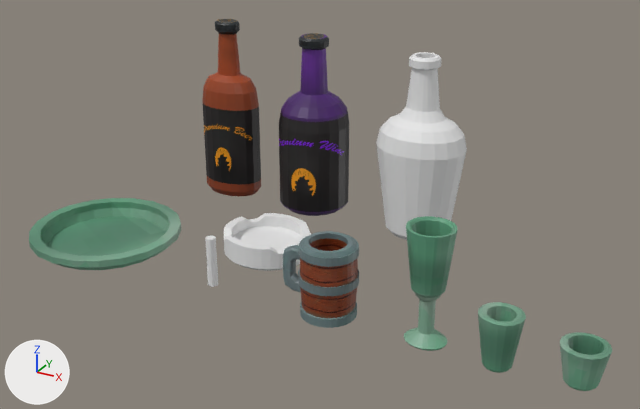
The FBX model Assets/Models/Props/Cup1/Cup1.fbx as it was, and as the next commit left it.
One viewpoint serves both versions: a 50 mm lens placed at (0.681, -1.272, 0.854), pointed at (-0.097, 0.142, 0.146). The lights are fixed; the arrows at lower left show +X, +Y and +Z.

The first picture shows 'Bigcup', 'Cerveja', 'Cigarro', 'Cup', 'Cup2', 'Cup3', 'Garrafa_Vazia', 'PortaCigarro', 'Prato', 'Vinho'.
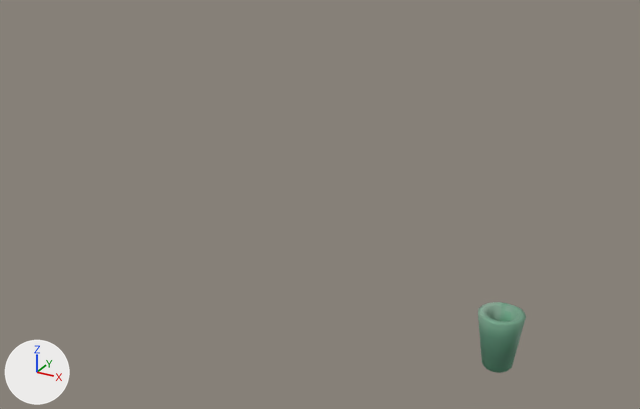
The newer file is also turned or shifted as a whole; pictures and numbers use the older file's frame.

Pixel boxes [x1, y1, x2, y2] of what changed, in the pictures (640 x 409 px):
'Garrafa_Vazia', deleted: before [376, 52, 467, 240]
'Vinho', deleted: before [279, 33, 349, 216]
'Prato', deleted (green): before [29, 198, 181, 270]
'Cerveja', deleted: before [202, 19, 261, 197]
'Bigcup', deleted: before [283, 231, 359, 328]
'Cup2', deleted (green): before [404, 216, 458, 351]
'PortaCigarro', deleted: before [224, 213, 311, 271]
'Cup3', deleted (green): before [560, 332, 612, 391]
'Cigarro', deleted: before [205, 236, 218, 287]

The change, as a diff of the scene's bpy script:
```diff
--- a/Assets/Models/Props/Cup1/Cup1.fbx.py
+++ b/Assets/Models/Props/Cup1/Cup1.fbx.py
@@ ob_cerveja @@
-ob_cerveja = bpy.data.objects.new('Cerveja', me_cylinder_007)
-ob_cerveja.location = (0.0, 0.0, 0.0)
@@ ob_vinho @@
-ob_vinho = bpy.data.objects.new('Vinho', me_cylinder_002)
-ob_vinho.location = (0.0, 0.0, 0.0)
@@ ob_cup3 @@
-ob_cup3 = bpy.data.objects.new('Cup3', me_cylinder_008)
-ob_cup3.location = (0.0, 0.0, 0.0)
@@ ob_prato @@
-ob_prato = bpy.data.objects.new('Prato', me_cylinder_010)
-ob_prato.location = (0.0, 0.0, 0.0)
@@ ob_cup2 @@
-ob_cup2 = bpy.data.objects.new('Cup2', me_cylinder_004)
-ob_cup2.location = (0.0, 0.0, 0.0)
@@ ob_cigarro @@
-ob_cigarro = bpy.data.objects.new('Cigarro', me_cylinder_011)
-ob_cigarro.location = (0.0, 0.0, 0.0)
@@ ob_portacigarro @@
-ob_portacigarro = bpy.data.objects.new('PortaCigarro', me_cylinder)
-ob_portacigarro.location = (0.0, 0.0, 0.0)
@@ ob_bigcup @@
-ob_bigcup = bpy.data.objects.new('Bigcup', me_cylinder_001)
-ob_bigcup.location = (0.0, 0.0, 0.0)
@@ ob_garrafa_vazia @@
-ob_garrafa_vazia = bpy.data.objects.new('Garrafa_Vazia', me_cylinder_003)
-ob_garrafa_vazia.location = (0.0, 0.0, 0.0)
```
